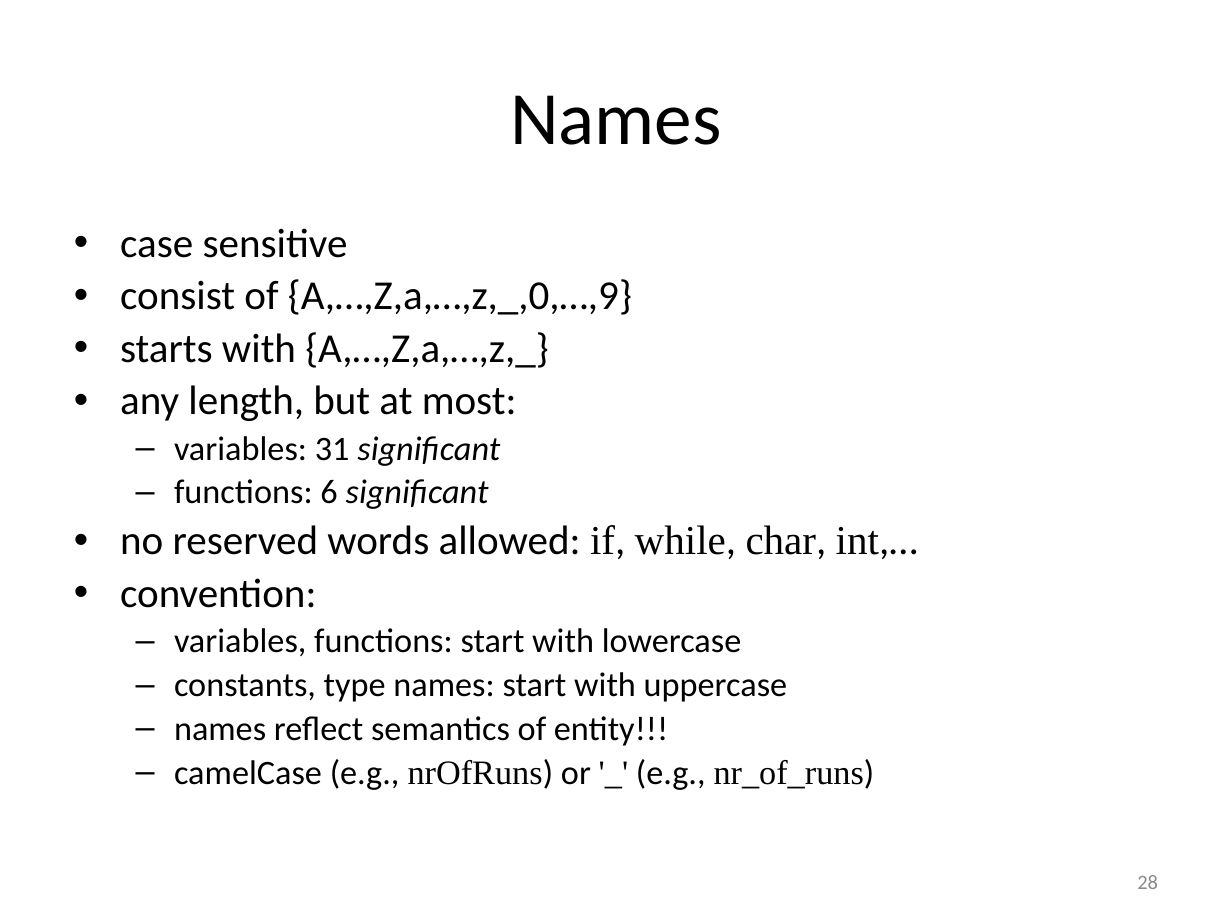
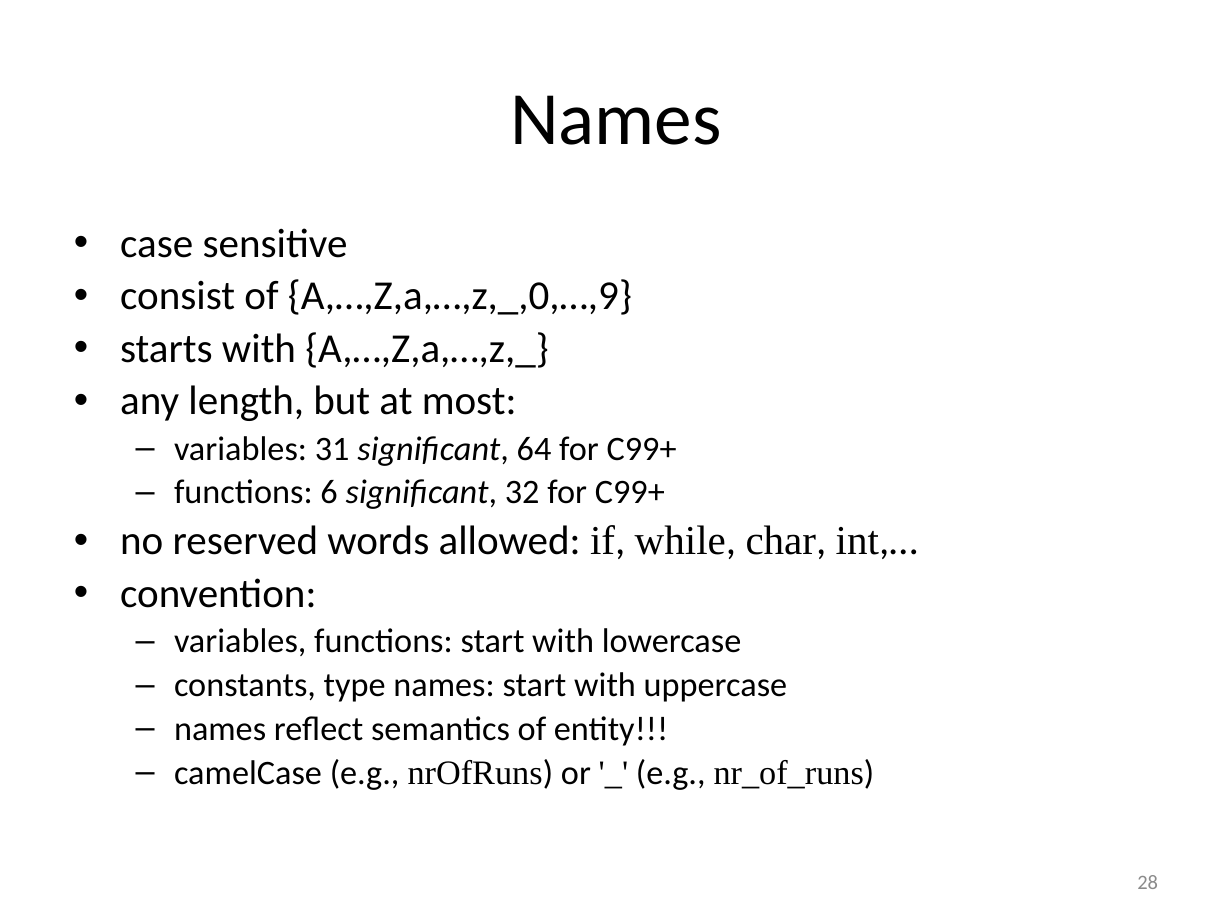
Before and after one commit to gjbex/Scientific-C, a slide deck: slide 28 of scientific_c.pptx. Drawn at 1232x924 pixels with LibreOffice and Linux fonts; fonts in the diff are those of the drawing. Boxes give left, top, right and bottom in pixels: in the first picture for what was removed or moved away, otherwise in the second. Text is boxed around its words. In the diff, an @@ line names an element or a change of style, - is before the commit and + after.

Commit message:
Add update to internal and external identifier length

```diff
--- a/scientific_c.pptx
+++ b/scientific_c.pptx
@@ text at bbox=[174, 436, 677, 509]: text changed @@
-  – variables: 31 significant
-  – functions: 6 significant
+  – variables: 31 significant, 64 for C99+
+  – functions: 6 significant, 32 for C99+
```
